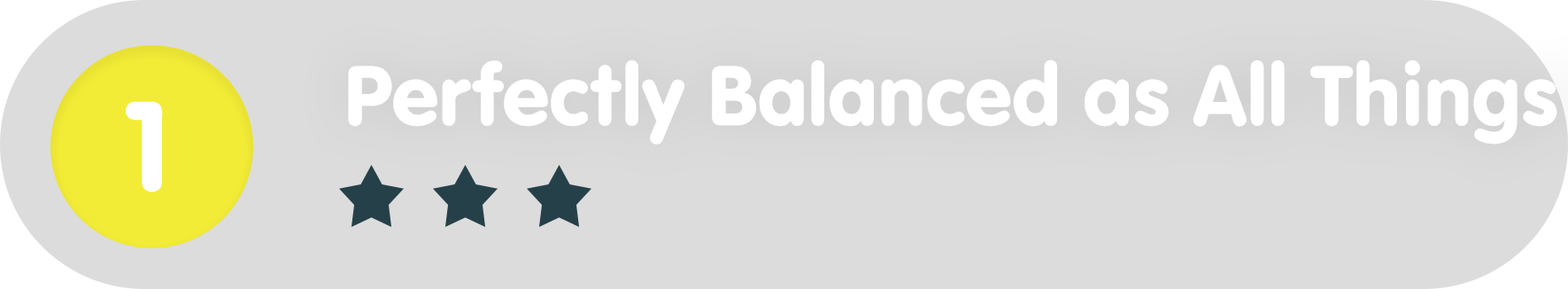
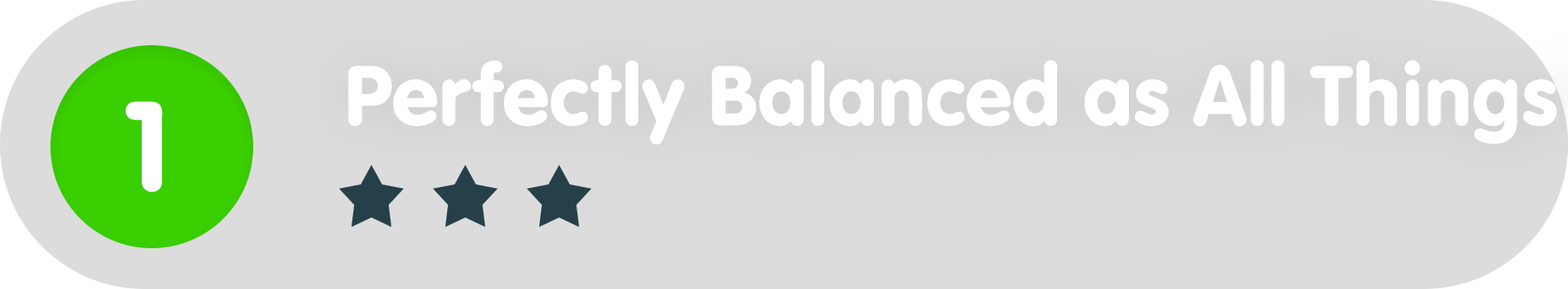
Layered file, before and after one edit (1568x289). Changes by layer:
painted on "Ellipse_green" over (50, 45, 254, 248)
